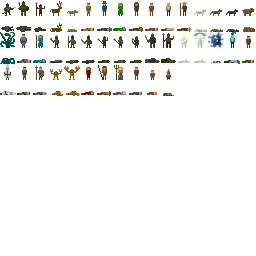
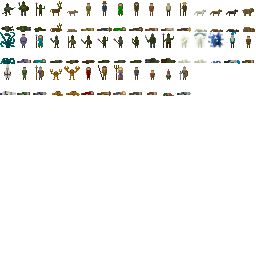
Layers edited between the first and the second 256 x 256 image:
painted on "Background" over <box>177,66,191,95</box>
